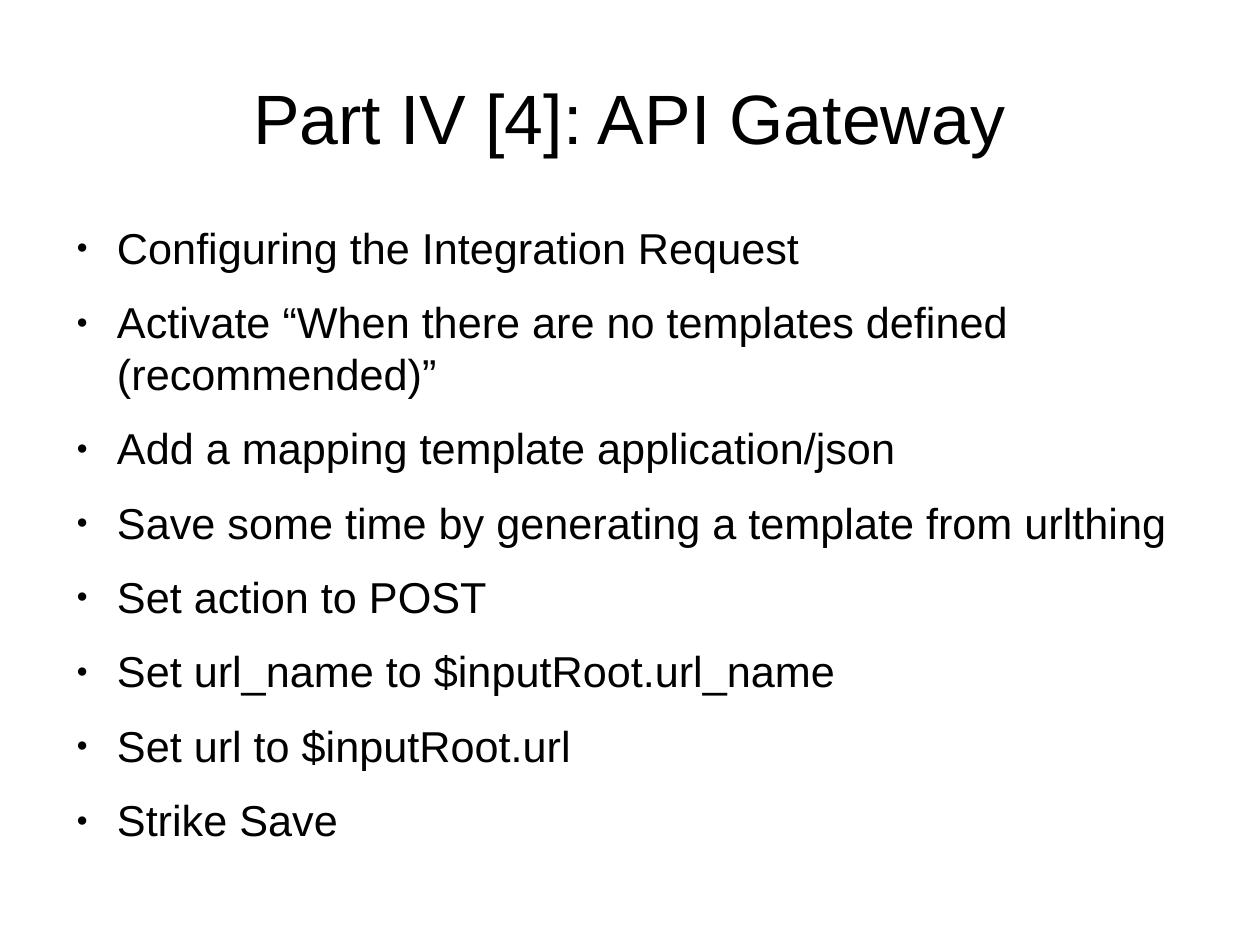
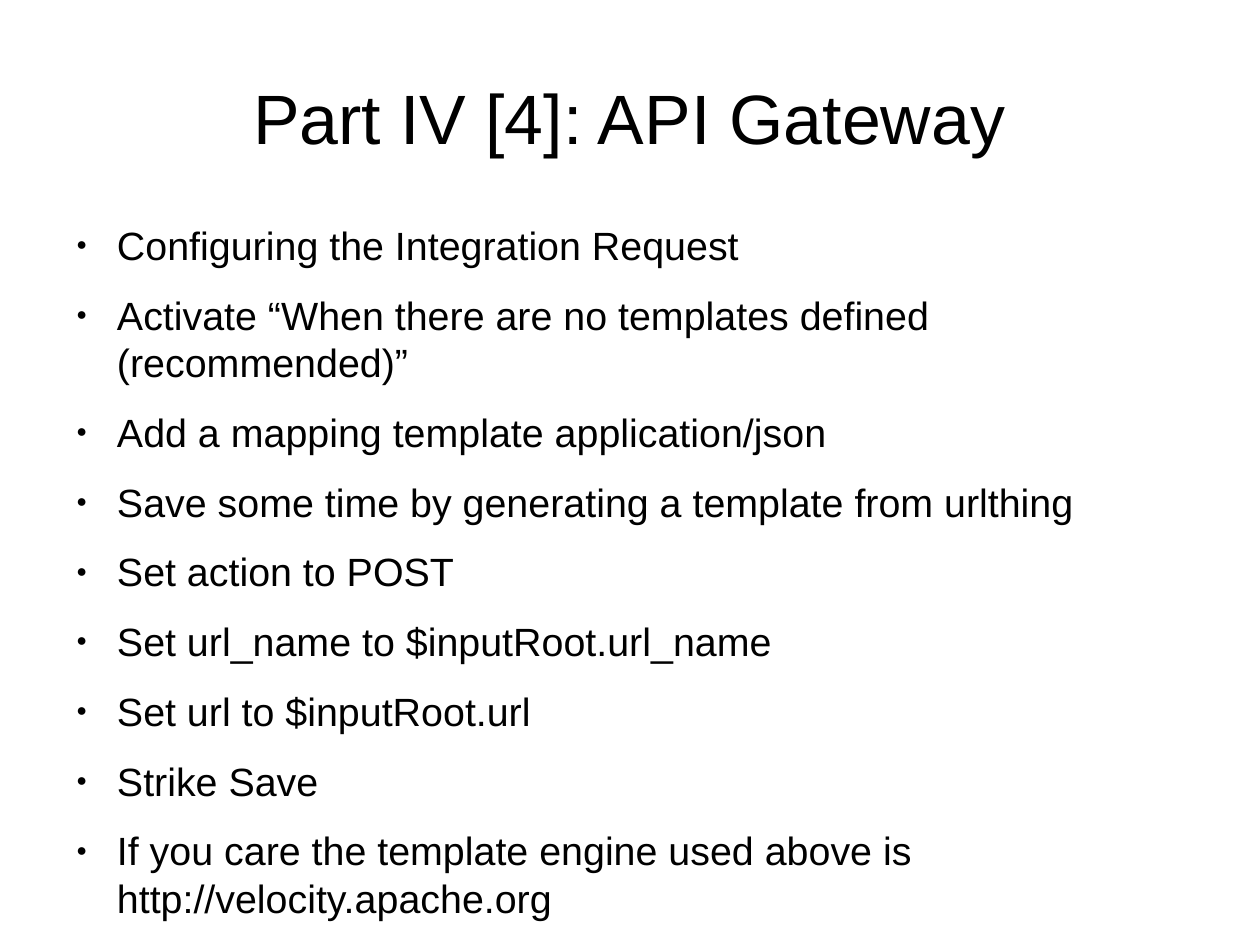
Before and after one commit to cmrsol/demo, a slide deck: slide 10 of api-gateway-how-to/API-GW_How-To.odp. Drawn at 1260x945 pixels with LibreOffice and Linux fonts; fonts in the diff are those of the drawing. Boxes give left, top, right and bottom in pixels: in the first picture for what was removed or moved away, otherwise in the second. Text is boxed around its words. In the diff, an @@ line names an element or a change of style, - is before the commit and + after.

```diff
--- a/api-gateway-how-to/API-GW_How-To.odp
+++ b/api-gateway-how-to/API-GW_How-To.odp
@@ text at [117,231,1073,797]: size 27.2 to 24.8 pt in "Configuring the Integration Request", "Activate “When there are no templates defined ...", "Add a mapping template application/json", "Save some time by generating a template ..." and 4 more places @@
@@ text at [117,836,911,920]: paragraph added @@
+● If you care the template engine used above is http://velocity.apache.org
```
Also in this commit, not shown: 5 other slides changed, 1 other file.
